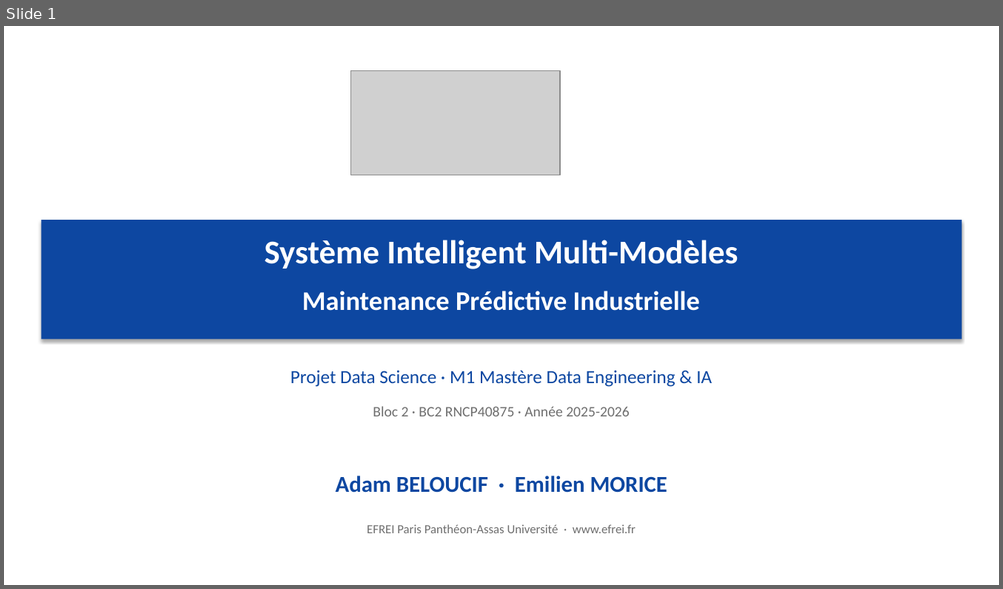
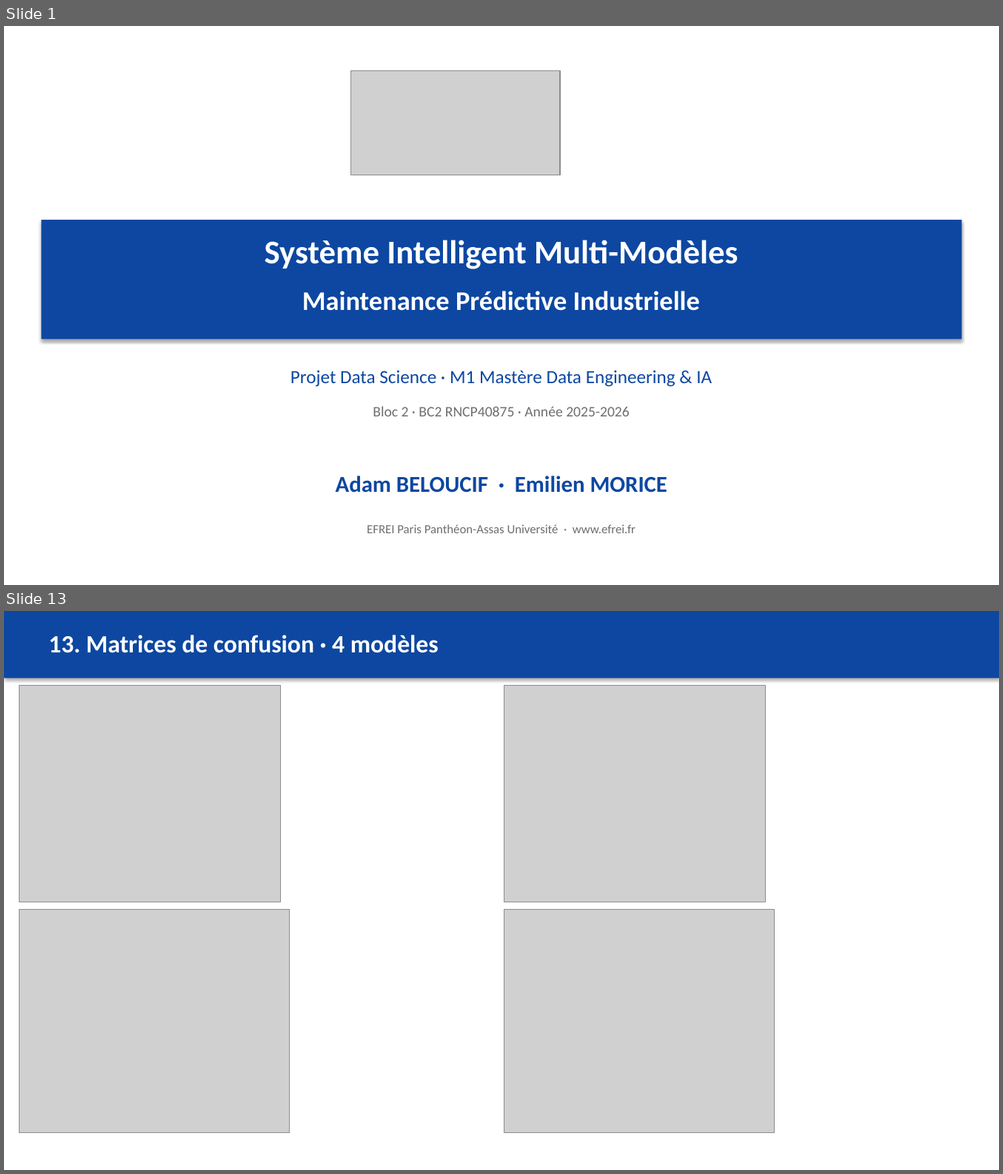
Before and after one commit to Adam-Blf/maintenance-predictive-industrielle, a slide deck: reports/presentation.pptx. Shown one above the other, each under a label of ours: slide 1 before the commit, slides 1 and 13 after it; the slides between them are not shown. The pictures are 1003x589 and 1003x1174 pixels, drawn with LibreOffice and Linux fonts; fonts in the diff are those of the drawing; grey boxes stand for pictures. Boxes give left, top, right and bottom in pixels: in the first picture for what was removed or moved away, otherwise in the second. Text is boxed around its words. In the diff, an @@ line names an element or a change of style, - is before the commit and + after.

```diff
--- a/reports/presentation.pptx
+++ b/reports/presentation.pptx
@@ slide 13 added at <box>4,611,999,1170</box>, background #FFFFFF @@
@@ rectangle added at <box>4,611,999,678</box>, fill #0D47A1 @@
@@ text added at <box>48,635,438,653</box>, 24 pt, text #FFFFFF, bold @@
+13. Matrices de confusion · 4 modèles
@@ picture added at <box>19,686,280,902</box> @@
@@ picture added at <box>504,686,765,902</box> @@
@@ picture added at <box>19,909,289,1133</box> @@
@@ picture added at <box>504,909,774,1133</box> @@
```
Also in this commit, not shown: 7 slides changed, 15 other slides added, 3 slides removed, 13 other files.
